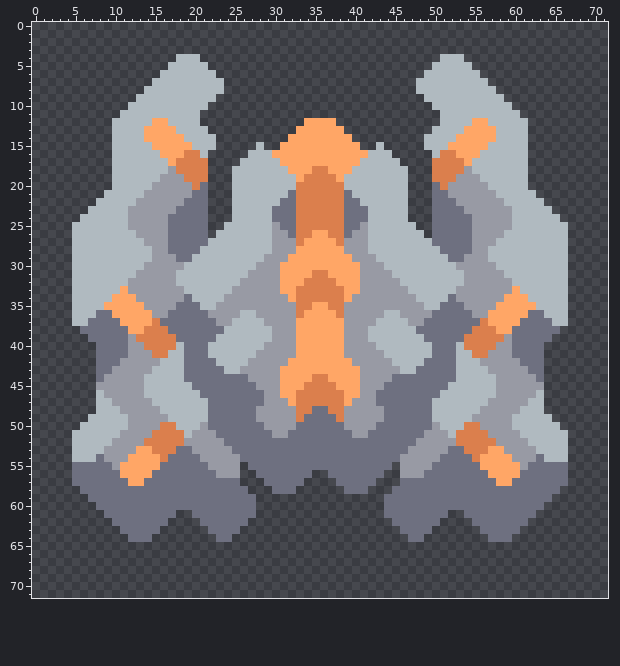
Two versions of one sprite sheet, sprites-override/units/horizon.png. The first picture shows the starting point.
The file is 72x72 pixels.
Now the later version:
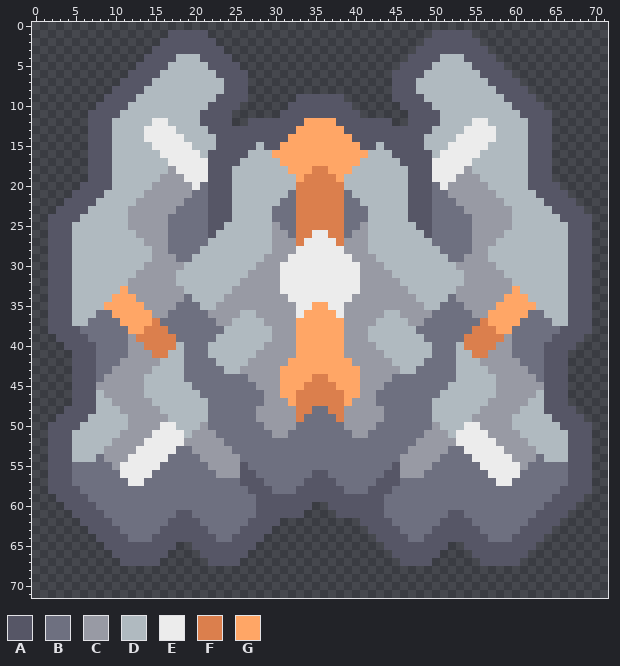
Palette (. is transparent): A #565666  B #6e7080  C #989aa4  D #b0bac0  E #ececec  F #db7f4d  G #ffa666
Changes in this commit:
y 1: x 17..21 ..... -> AAAAA; x 50..54 ..... -> AAAAA
y 2: x 16..22 ....... -> AAAAAAA; x 49..55 ....... -> AAAAAAA
y 3: x 15..23 ......... -> AAAAAAAAA; x 48..56 ......... -> AAAAAAAAA
y 4: x 14..17 .... -> AAAA; x 21..24 .... -> AAAA; x 47..50 .... -> AAAA; x 54..57 .... -> AAAA
y 5: x 13..16 .... -> AAAA; x 22..25 .... -> AAAA; x 46..49 .... -> AAAA; x 55..58 .... -> AAAA
y 6: x 12..15 .... -> AAAA; x 23..26 .... -> AAAA; x 45..48 .... -> AAAA; x 56..59 .... -> AAAA
y 7: x 11..14 .... -> AAAA; x 24..26 ... -> AAA; x 45..47 ... -> AAA; x 57..60 .... -> AAAA
y 8: x 10..13 .... -> AAAA; x 24..26 ... -> AAA; x 45..47 ... -> AAA; x 58..61 .... -> AAAA
y 9: x 9..12 .... -> AAAA; x 23..26 .... -> AAAA; x 33..38 ...... -> AAAAAA; x 45..48 .... -> AAAA; x 59..62 .... -> AAAA
y 10: x 8..11 .... -> AAAA; x 22..25 .... -> AAAA; x 32..39 ........ -> AAAAAAAA; x 46..49 .... -> AAAA; x 60..63 .... -> AAAA
y 11: x 7..10 .... -> AAAA; x 21..24 .... -> AAAA; x 31..40 .......... -> AAAAAAAAAA; x 47..50 .... -> AAAA; x 61..64 .... -> AAAA
y 12: x 7..9 ... -> AAA; x 15..16 GG -> EE; x 21..24 .... -> AAAA; x 27..33 ....... -> AAAAAAA; x 38..44 ....... -> AAAAAAA; x 47..50 .... -> AAAA; x 55..56 GG -> EE; x 62..64 ... -> AAA
y 13: x 7..9 ... -> AAA; x 14..17 GGGG -> EEEE; x 22..32 ........... -> AAAAAAAAAAA; x 39..49 ........... -> AAAAAAAAAAA; x 54..57 GGGG -> EEEE; x 62..64 ... -> AAA
y 14: x 7..9 ... -> AAA; x 14..18 GGGGG -> EEEEE; x 23..31 ......... -> AAAAAAAAA; x 40..48 ......... -> AAAAAAAAA; x 53..57 GGGGG -> EEEEE; x 62..64 ... -> AAA
y 15: x 7..9 ... -> AAA; x 15..19 GGGGG -> EEEEE; x 23..27 ..... -> AAAAA; x 29..30 .. -> AA; x 41..42 .. -> AA; x 44..48 ..... -> AAAAA; x 52..56 GGGGG -> EEEEE; x 62..64 ... -> AAA
y 16: x 7..9 ... -> AAA; x 16..20 GGGFF -> EEEEE; x 22..26 ..... -> AAAAA; x 45..49 ..... -> AAAAA; x 51..55 FFGGG -> EEEEE; x 62..64 ... -> AAA
y 17: x 7..9 ... -> AAA; x 17..25 GFFFF.... -> EEEEEAAAA; x 46..54 ....FFFFG -> AAAAEEEEE; x 62..64 ... -> AAA
y 18: x 7..9 ... -> AAA; x 18..24 FFFF... -> EEEEAAA; x 47..53 ...FFFF -> AAAEEEE; x 62..64 ... -> AAA
y 19: x 7..9 ... -> AAA; x 19..24 FFF... -> EEEAAA; x 47..52 ...FFF -> AAAEEE; x 62..64 ... -> AAA
y 20: x 6..9 .... -> AAAA; x 20 F -> E; x 22..24 ... -> AAA; x 47..49 ... -> AAA; x 51 F -> E; x 62..65 .... -> AAAA
y 21: x 5..8 .... -> AAAA; x 22..24 ... -> AAA; x 47..49 ... -> AAA; x 63..66 .... -> AAAA
y 22: x 4..7 .... -> AAAA; x 22..24 ... -> AAA; x 47..49 ... -> AAA; x 64..67 .... -> AAAA
y 23: x 3..6 .... -> AAAA; x 22..24 ... -> AAA; x 47..49 ... -> AAA; x 65..68 .... -> AAAA
y 24: x 2..5 .... -> AAAA; x 22..24 ... -> AAA; x 47..49 ... -> AAA; x 66..69 .... -> AAAA
y 25: x 2..4 ... -> AAA; x 22..23 .. -> AA; x 48..49 .. -> AA; x 67..69 ... -> AAA
y 26: x 2..4 ... -> AAA; x 22 . -> A; x 35..36 GG -> EE; x 49 . -> A; x 67..69 ... -> AAA
y 27: x 2..4 ... -> AAA; x 34..37 GGGG -> EEEE; x 67..69 ... -> AAA
y 28: x 2..4 ... -> AAA; x 33..38 GGGGGG -> EEEEEE; x 67..69 ... -> AAA
y 29: x 2..4 ... -> AAA; x 32..39 GGGGGGGG -> EEEEEEEE; x 67..69 ... -> AAA
y 30: x 2..4 ... -> AAA; x 31..40 GGGGGGGGGG -> EEEEEEEEEE; x 67..69 ... -> AAA
y 31: x 2..4 ... -> AAA; x 31..40 GGGGFFGGGG -> EEEEEEEEEE; x 67..69 ... -> AAA
y 32: x 2..4 ... -> AAA; x 31..40 GGGFFFFGGG -> EEEEEEEEEE; x 67..69 ... -> AAA
y 33: x 2..4 ... -> AAA; x 31..40 GGFFFFFFGG -> EEEEEEEEEE; x 67..69 ... -> AAA
y 34: x 2..4 ... -> AAA; x 32..39 GFFFFFFG -> EEEEEEEE; x 67..69 ... -> AAA
y 35: x 2..4 ... -> AAA; x 33..34 FF -> EE; x 37..38 FF -> EE; x 67..69 ... -> AAA
y 36: x 2..4 ... -> AAA; x 33 F -> E; x 38 F -> E; x 67..69 ... -> AAA
y 37: x 2..4 ... -> AAA; x 67..69 ... -> AAA
y 38: x 2..5 .... -> AAAA; x 66..69 .... -> AAAA
y 39: x 3..6 .... -> AAAA; x 65..68 .... -> AAAA
y 40: x 4..7 .... -> AAAA; x 64..67 .... -> AAAA
y 41..47: x 5..7 ... -> AAA; x 64..66 ... -> AAA
y 48: x 4..7 .... -> AAAA; x 64..67 .... -> AAAA
y 49: x 3..6 .... -> AAAA; x 65..68 .... -> AAAA
y 50: x 2..5 .... -> AAAA; x 16..17 FF -> EE; x 54..55 FF -> EE; x 66..69 .... -> AAAA
y 51: x 2..4 ... -> AAA; x 15..18 FFFF -> EEEE; x 53..56 FFFF -> EEEE; x 67..69 ... -> AAA
y 52: x 2..4 ... -> AAA; x 14..18 FFFFF -> EEEEE; x 53..57 FFFFF -> EEEEE; x 67..69 ... -> AAA
y 53: x 2..4 ... -> AAA; x 13..17 GGFFF -> EEEEE; x 54..58 FFFGG -> EEEEE; x 67..69 ... -> AAA
y 54: x 2..4 ... -> AAA; x 12..16 GGGGF -> EEEEE; x 55..59 FGGGG -> EEEEE; x 67..69 ... -> AAA
y 55: x 2..4 ... -> AAA; x 11..15 GGGGG -> EEEEE; x 26 . -> A; x 45 . -> A; x 56..60 GGGGG -> EEEEE; x 67..69 ... -> AAA
y 56: x 2..4 ... -> AAA; x 11..14 GGGG -> EEEE; x 26..27 .. -> AA; x 35..36 .. -> AA; x 44..45 .. -> AA; x 57..60 GGGG -> EEEE; x 67..69 ... -> AAA
y 57: x 2..4 ... -> AAA; x 12..13 GG -> EE; x 26..28 ... -> AAA; x 34..37 .... -> AAAA; x 43..45 ... -> AAA; x 58..59 GG -> EE; x 67..69 ... -> AAA
y 58: x 2..5 .... -> AAAA; x 27..29 ... -> AAA; x 33..38 ...... -> AAAAAA; x 42..44 ... -> AAA; x 66..69 .... -> AAAA
y 59: x 3..6 .... -> AAAA; x 28..43 ................ -> AAAAAAAAAAAAAAAA; x 65..68 .... -> AAAA
y 60: x 4..7 .... -> AAAA; x 28..34 ....... -> AAAAAAA; x 37..43 ....... -> AAAAAAA; x 64..67 .... -> AAAA
y 61: x 5..8 .... -> AAAA; x 18..19 .. -> AA; x 28..33 ...... -> AAAAAA; x 38..43 ...... -> AAAAAA; x 52..53 .. -> AA; x 63..66 .... -> AAAA
y 62: x 6..9 .... -> AAAA; x 17..20 .... -> AAAA; x 27..30 .... -> AAAA; x 41..44 .... -> AAAA; x 51..54 .... -> AAAA; x 62..65 .... -> AAAA
y 63: x 7..10 .... -> AAAA; x 16..21 ...... -> AAAAAA; x 26..29 .... -> AAAA; x 42..45 .... -> AAAA; x 50..55 ...... -> AAAAAA; x 61..64 .... -> AAAA
y 64: x 8..11 .... -> AAAA; x 15..22 ........ -> AAAAAAAA; x 25..28 .... -> AAAA; x 43..46 .... -> AAAA; x 49..56 ........ -> AAAAAAAA; x 60..63 .... -> AAAA
y 65: x 9..17 ......... -> AAAAAAAAA; x 20..27 ........ -> AAAAAAAA; x 44..51 ........ -> AAAAAAAA; x 54..62 ......... -> AAAAAAAAA
y 66: x 10..16 ....... -> AAAAAAA; x 21..26 ...... -> AAAAAA; x 45..50 ...... -> AAAAAA; x 55..61 ....... -> AAAAAAA
y 67: x 11..15 ..... -> AAAAA; x 22..25 .... -> AAAA; x 46..49 .... -> AAAA; x 56..60 ..... -> AAAAA
Changed places in both pictures, as pixel boxes (x1, y1, x2, y2):
changed: (48, 30, 592, 566)
